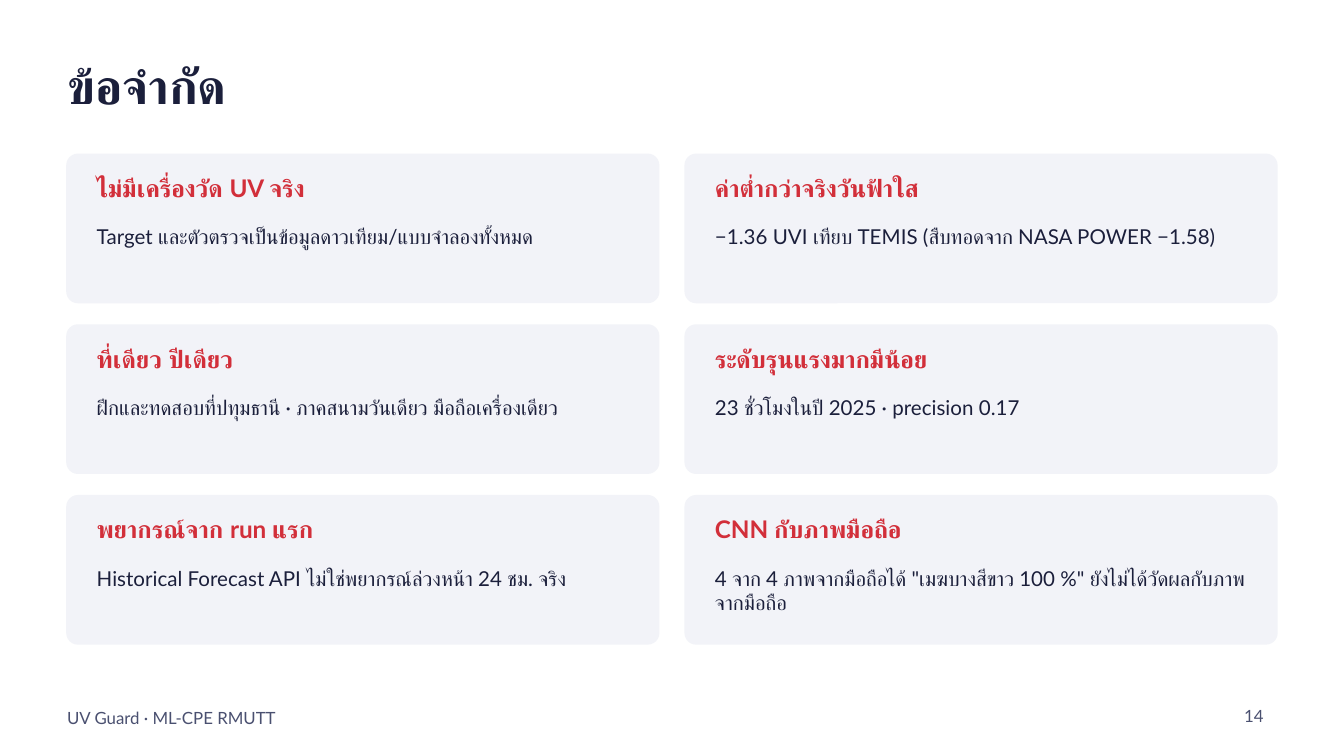
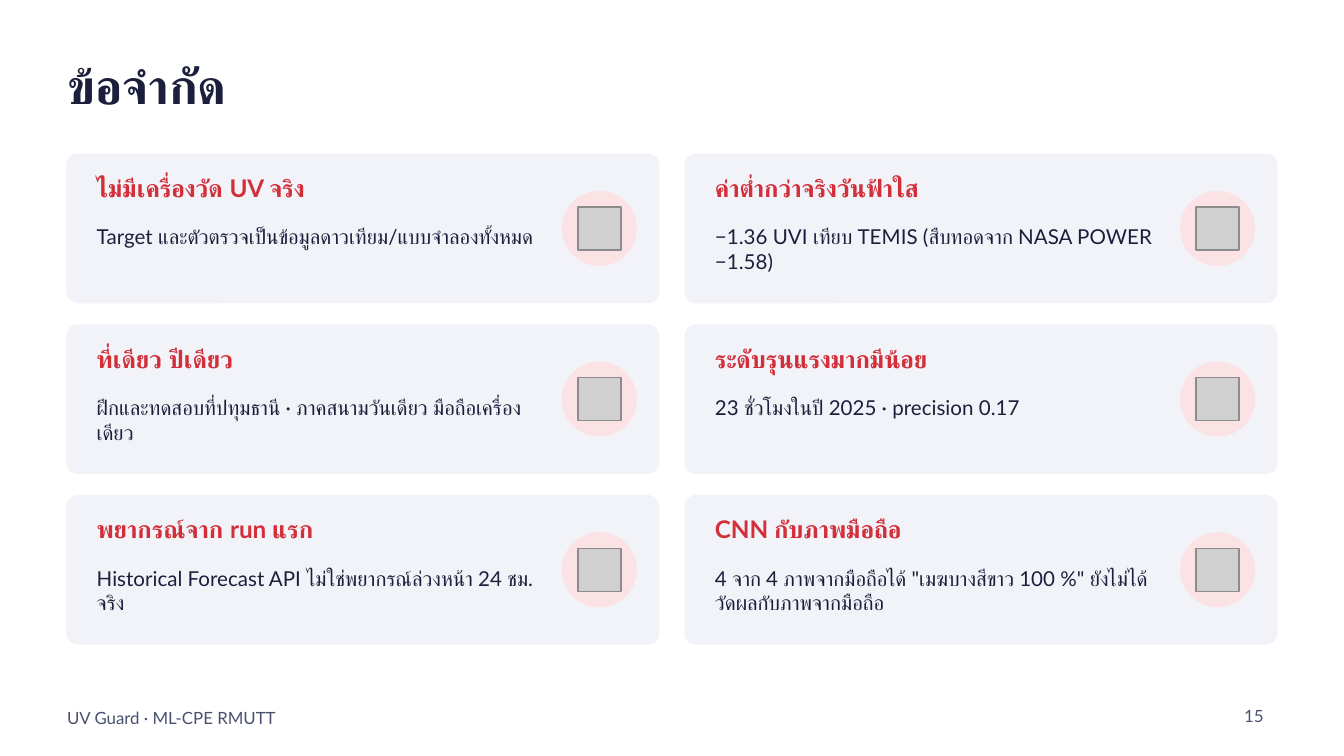
Before and after one commit to Folktom04/ML-CPE, a slide deck: slide 15 of Final-Project/docs/uv_guard_presentation.pptx (slide 14 before the commit). Drawn at 1344x756 pixels with LibreOffice and Linux fonts; fonts in the diff are those of the drawing; grey boxes stand for pictures. Boxes give left, top, right and bottom in pixels: in the first picture for what was removed or moved away, otherwise in the second. Text is boxed around its words. In the diff, an @@ line names an element or a change of style, - is before the commit and + after.

```diff
--- a/Final-Project/docs/uv_guard_presentation.pptx
+++ b/Final-Project/docs/uv_guard_presentation.pptx
@@ ellipse added at (x1=562, y1=191, x2=637, y2=266), fill #FBE3E5 @@
@@ picture added at (x1=578, y1=207, x2=621, y2=250) @@
@@ ellipse added at (x1=1180, y1=191, x2=1255, y2=266), fill #FBE3E5 @@
@@ picture added at (x1=1196, y1=207, x2=1239, y2=250) @@
@@ text "−1.36 UVI เทียบ TEMIS (สืบทอดจาก ..." rewrapped from (x1=715, y1=228, x2=1215, y2=247) to (x1=715, y1=228, x2=1152, y2=272) @@
@@ ellipse added at (x1=562, y1=362, x2=637, y2=437), fill #FBE3E5 @@
@@ picture added at (x1=578, y1=378, x2=621, y2=421) @@
@@ ellipse added at (x1=1180, y1=362, x2=1255, y2=437), fill #FBE3E5 @@
@@ picture added at (x1=1196, y1=378, x2=1239, y2=421) @@
@@ text "ฝึกและทดสอบที่ปทุมธานี · ภาคสนามวันเดียว มือถือเครื่องเดียว" rewrapped from (x1=97, y1=399, x2=558, y2=421) to (x1=97, y1=399, x2=521, y2=440) @@
@@ ellipse added at (x1=562, y1=532, x2=637, y2=607), fill #FBE3E5 @@
@@ ellipse added at (x1=1180, y1=532, x2=1255, y2=607), fill #FBE3E5 @@
@@ text "Historical Forecast API ไม่ใช่พยากรณ์ล่วงหน้า 24 ..." rewrapped from (x1=97, y1=570, x2=566, y2=587) to (x1=97, y1=570, x2=533, y2=610) @@
@@ picture added at (x1=578, y1=548, x2=621, y2=591) @@
@@ text "4 จาก 4 ภาพจากมือถือได้ "เมฆบางสีขาว ..." rewrapped from (x1=715, y1=570, x2=1199, y2=610) to (x1=715, y1=570, x2=1148, y2=610) @@
@@ picture added at (x1=1196, y1=548, x2=1239, y2=591) @@
@@ page number at (x1=1244, y1=710, x2=1264, y2=722): text changed @@
-14
+15
```
Also in this commit, not shown: 14 other slides changed, 1 slide added, 6 other files.
